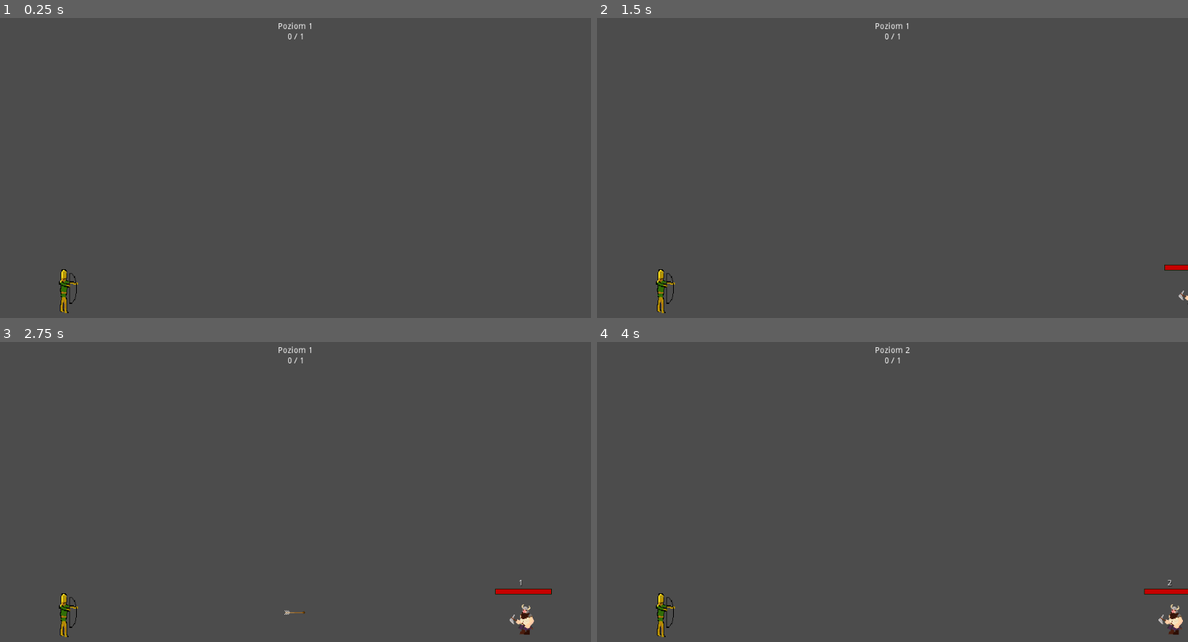
Above: before the commit, frames 1-4 (two rows, left to right).
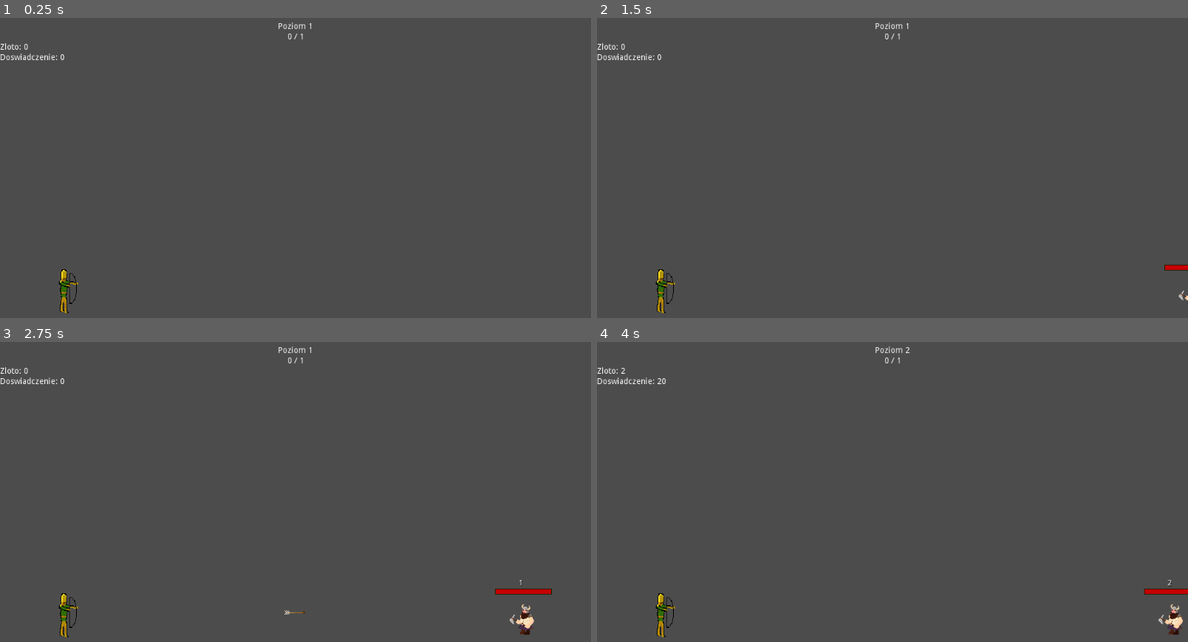
Above: after the commit, the same moments.

Repository: Flying-Octopus-Team/Asterielle
Game: Godot game, scene res://Scenes/World.tscn
The game is run twice, just before and just after one commit, with the same random seed, the same clock (stepped at 60 frames per second) and the same inputs.
Inputs (mouse positions are in pixels of both pictures, inside the frame that each line leads up to):
- Up to frame 1 (0.25 s): no input
- Up to frame 2 (1.5 s): tap Enter at 0.5 s; move the mouse to (1022, 156) at 0.52 s; click (1022, 156) at 0.6 s; tap Space at 1.25 s; move the mouse to (774, 189) at 1.27 s; click (774, 189) at 1.35 s
- Up to frame 3 (2.75 s): move the mouse to (354, 420) at 2.02 s; click (354, 420) at 2.1 s
- Up to frame 4 (4 s): move the mouse to (862, 567) at 2.77 s; click (862, 567) at 2.85 s; tap Enter at 3.5 s; move the mouse to (1069, 549) at 3.52 s; click (1069, 549) at 3.6 s

The runs differ from the first frame. In frame 1, 0.2% of the frame differs, in the area x 0-11%, y 8-15%; in frame 2, 0.2%; in frame 3, 0.2%; in frame 4, 0.2%, in the area x 0-12%, y 8-15%.

Commit message:
Add gold and xp

Diff:
--- a/Scenes/World.tscn
+++ b/Scenes/World.tscn
@@ -1,9 +1,10 @@
-[gd_scene load_steps=5 format=2]
+[gd_scene load_steps=6 format=2]
 
 [ext_resource path="res://Scripts/World.gd" type="Script" id=1]
-[ext_resource path="res://Scripts/LevelManager.gd" type="Script" id=2]
-[ext_resource path="res://Scenes/Elf.tscn" type="PackedScene" id=3]
-[ext_resource path="res://Scenes/DwarvesSpawner.tscn" type="PackedScene" id=4]
+[ext_resource path="res://Scripts/GameData.gd" type="Script" id=2]
+[ext_resource path="res://Scripts/LevelManager.gd" type="Script" id=3]
+[ext_resource path="res://Scenes/Elf.tscn" type="PackedScene" id=4]
+[ext_resource path="res://Scenes/DwarvesSpawner.tscn" type="PackedScene" id=5]
 
 [node name="World" type="Node2D"]
 script = ExtResource( 1 )
@@ -11,14 +12,17 @@
 "_edit_horizontal_guides_": [  ]
 }
 
+[node name="GameData" type="Node" parent="."]
+script = ExtResource( 2 )
+
 [node name="LevelManager" type="Node" parent="."]
-script = ExtResource( 2 )
+script = ExtResource( 3 )
 dwarves_per_level = 1
 
-[node name="Elf" parent="." instance=ExtResource( 3 )]
+[node name="Elf" parent="." instance=ExtResource( 4 )]
 position = Vector2( 121.06, 544.182 )
 
-[node name="DwarvesSpawner" parent="." instance=ExtResource( 4 )]
+[node name="DwarvesSpawner" parent="." instance=ExtResource( 5 )]
 position = Vector2( 1081.97, 544.587 )
 
 [node name="UI" type="Control" parent="."]
@@ -33,7 +37,7 @@
 
 [node name="VBoxContainer" type="VBoxContainer" parent="UI/MarginContainer"]
 margin_right = 1025.0
-margin_bottom = 33.0
+margin_bottom = 72.0
 
 [node name="CenterContainer" type="CenterContainer" parent="UI/MarginContainer/VBoxContainer"]
 margin_right = 1025.0
@@ -55,3 +59,24 @@
 margin_right = 531.0
 margin_bottom = 14.0
 text = "2 / 10"
+
+[node name="MarginContainer" type="MarginContainer" parent="UI/MarginContainer/VBoxContainer"]
+margin_left = 40.0
+margin_top = 36.0
+margin_right = 1025.0
+margin_bottom = 68.0
+
+[node name="VBoxContainer" type="VBoxContainer" parent="UI/MarginContainer/VBoxContainer/MarginContainer"]
+margin_right = 985.0
+margin_bottom = 32.0
+
+[node name="GoldLabel" type="Label" parent="UI/MarginContainer/VBoxContainer/MarginContainer/VBoxContainer"]
+margin_right = 985.0
+margin_bottom = 14.0
+text = "Zloto: 100"
+
+[node name="XpLabel" type="Label" parent="UI/MarginContainer/VBoxContainer/MarginContainer/VBoxContainer"]
+margin_top = 18.0
+margin_right = 985.0
+margin_bottom = 32.0
+text = "Doswiadczenie: 100"
--- a/Scripts/Boss.gd
+++ b/Scripts/Boss.gd
@@ -9,7 +9,7 @@
 var max_hp
 var hp
 
-onready var timeToKillLabel = $CanvasLayer/MarginContainer/CenterContainer/TimeToKillLabel
+onready var timeToKillLabel = find_node("TimeToKillLabel")
 
 func _ready():
 	go_forward()
--- /dev/null
+++ b/Scripts/GameData.gd
@@ -0,0 +1,44 @@
+extends Node
+
+var gold : float = 0.0
+var xp : float = 0.0
+
+onready var level_manager = get_parent().get_node("LevelManager")
+
+onready var gold_label = get_parent().find_node("GoldLabel")
+onready var xp_label = get_parent().find_node("XpLabel")
+
+func _ready():
+	level_manager.connect("dwarf_died", self, "on_Dwarf_died")
+	level_manager.connect("boss_died", self, "on_Boss_died")
+	update_gold_label()
+	update_xp_label()
+
+func on_Dwarf_died():
+	var value = get_gold_to_add()
+	add_gold(value)
+	add_xp(value * 10)
+
+func on_Boss_died():
+	var value = get_gold_to_add() * 3
+	add_gold(value)
+	add_xp(value * 10)
+
+func get_gold_to_add():
+	var lvl = level_manager.current_level
+	var dwarf_mod = level_manager.killed_dwarves / level_manager.dwarves_per_level
+	return lvl + dwarf_mod
+
+func add_gold(additional_gold):
+	gold += additional_gold
+	update_gold_label()
+
+func add_xp(additional_xp):
+	xp += additional_xp
+	update_xp_label()
+
+func update_gold_label():
+	gold_label.text = str("Zloto: ", gold)
+
+func update_xp_label():
+	xp_label.text = str("Doswiadczenie: ", xp)
--- a/Scripts/LevelManager.gd
+++ b/Scripts/LevelManager.gd
@@ -1,5 +1,7 @@
 extends Node
 
+signal dwarf_died
+signal boss_died
 signal next_level
 signal spawn_dwarf
 signal spawn_boss
@@ -34,6 +36,8 @@
 func on_Dwarf_died():
 	killed_dwarves += 1
 
+	emit_signal("dwarf_died")
+
 	if killed_dwarves >= dwarves_per_level:
 		if current_level % 10 == 0:
 			emit_signal("spawn_boss")
@@ -46,6 +50,7 @@
 	set_killed_dwarves_label()
 
 func on_Boss_died():
+	emit_signal("boss_died")
 	increase_level()
 	emit_signal("spawn_dwarf")
 	set_killed_dwarves_label()
